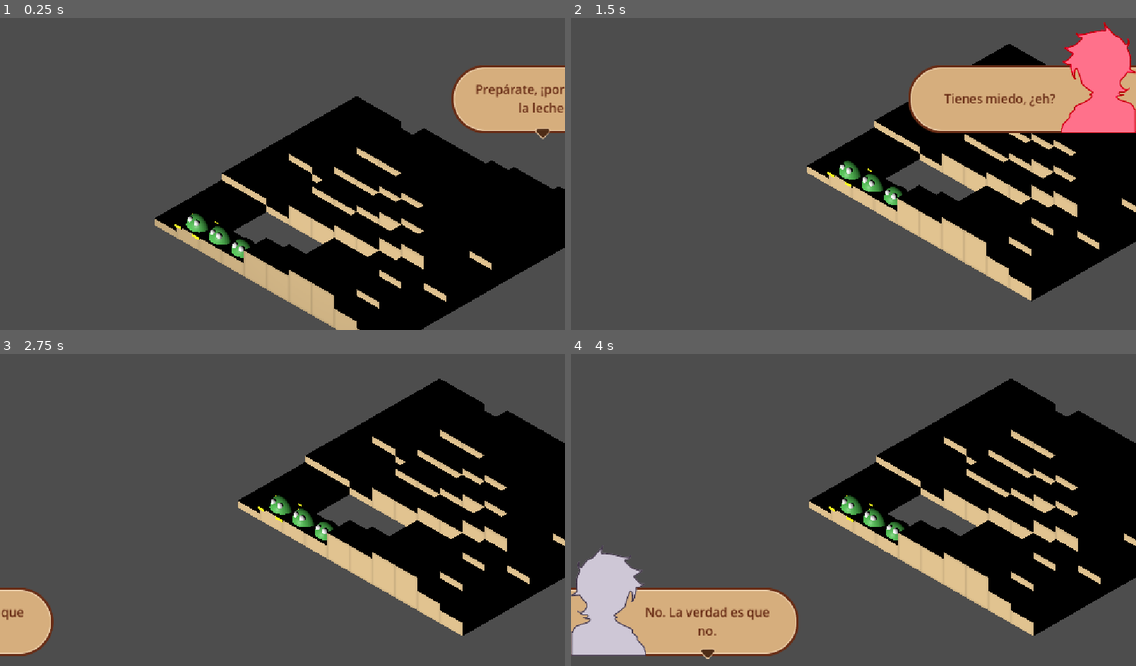
Above: before the commit, frames 1-4 (two rows, left to right).
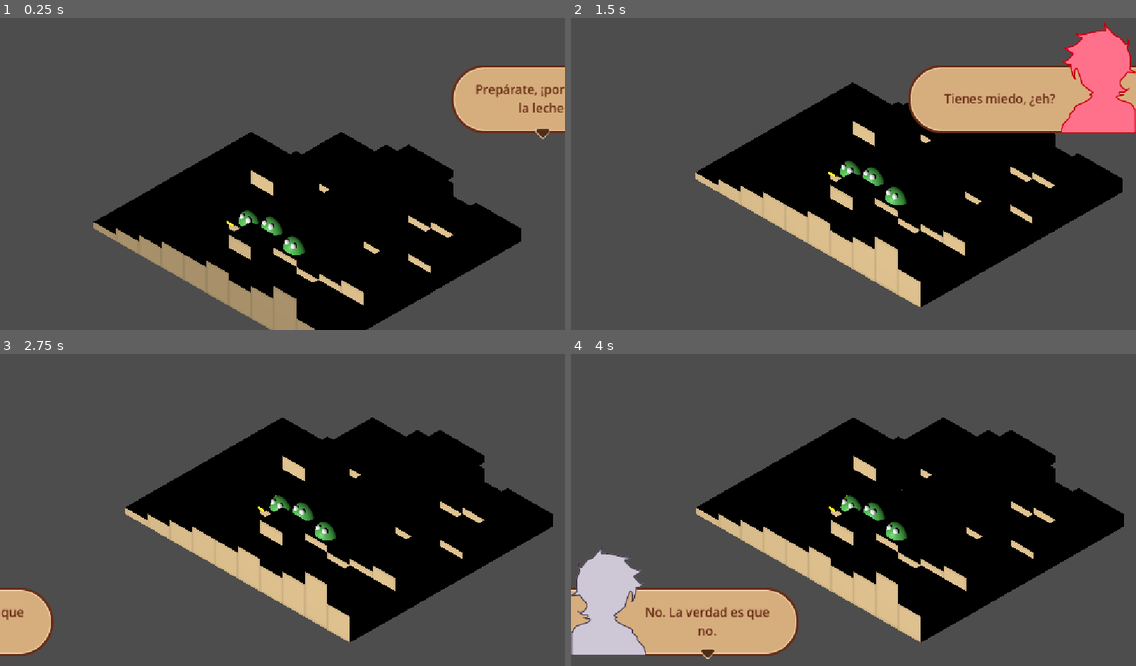
Above: after the commit, the same moments.

Repository: CarlosEpiStats/liquid-fire-tactics
Game: Godot game, scene res://Scenes/Battle.tscn
The game is run twice, just before and just after one commit, with the same random seed, the same clock (stepped at 60 frames per second) and the same inputs.
Inputs (mouse positions are in pixels of both pictures, inside the frame that each line leads up to):
- Up to frame 1 (0.25 s): no input
- Up to frame 2 (1.5 s): tap Enter (fire_1) at 0.5, 1.35 s; move the mouse to (977, 155) at 0.52 s; hold Right (move_right) 0.53-1.28 s; hold Right mouse button (camera_activate) 0.53-1.28 s; move the mouse to (740, 186) at 1.27 s; hold Down (move_down) from 1.28 s (still down)
- Up to frame 3 (2.75 s): move the mouse to (339, 438) at 2.02 s; release Down (move_down) at 2.03 s; hold Right (move_right) from 2.03 s (still down); tap Shift (fire_2) at 2.1 s
- Up to frame 4 (4 s): move the mouse to (825, 569) at 2.77 s; release Right (move_right) at 2.78 s; hold Up (move_up) 2.78-3.53 s; tap Mouse wheel down (zoom_down) at 2.85 s; move the mouse to (1023, 553) at 3.52 s; hold Left (move_left) from 3.53 s (still down); tap Mouse wheel up (zoom_up) at 3.6 s

The runs differ from the first frame. In frame 1, 22% of the frame differs, in the area x 16-100%, y 25-100%; in frame 2, 24%; in frame 3, 28%, in the area x 22-100%, y 7-93%; in frame 4, 28%.

Commit message:
finished ability area of effect 14

Diff:
--- a/Prefabs/Hero.tscn
+++ b/Prefabs/Hero.tscn
@@ -1,9 +1,11 @@
-[gd_scene load_steps=7 format=3 uid="uid://cgl2gqeq422vd"]
+[gd_scene load_steps=9 format=3 uid="uid://cgl2gqeq422vd"]
 
 [ext_resource type="Script" uid="uid://dcb4niihcs4dg" path="res://Scripts/View Model Component/unit.gd" id="1_5e4c0"]
 [ext_resource type="Material" uid="uid://ctpinsavxf6hh" path="res://Materials/Ally.tres" id="1_a87hg"]
 [ext_resource type="Material" uid="uid://7fb6reqcjhrw" path="res://Materials/Eyes.tres" id="2_5e4c0"]
-[ext_resource type="Script" uid="uid://ds6ydw6t1t47s" path="res://Scripts/View Model Component/Ability/Range/cross_ability_range.gd" id="4_hvav3"]
+[ext_resource type="Script" uid="uid://d2r6nb66shsv5" path="res://Scripts/View Model Component/Ability/Range/cone_ability_range.gd" id="4_bpn7b"]
+[ext_resource type="Script" uid="uid://b0infw8hlve7o" path="res://Scripts/View Model Component/Ability/Area of Effect/full_ability_area.gd" id="5_234x8"]
+[ext_resource type="Script" uid="uid://ccrkaphnddy28" path="res://Scripts/View Model Component/Ability/Effect Target/default_ability_effect_target.gd" id="6_tyr0m"]
 
 [sub_resource type="SphereMesh" id="SphereMesh_hvav3"]
 
@@ -36,6 +38,12 @@
 [node name="Attack" type="Node" parent="Abilities"]
 
 [node name="AbilityRange" type="Node" parent="Abilities/Attack"]
-script = ExtResource("4_hvav3")
+script = ExtResource("4_bpn7b")
 horizontal = 4
 min_h = 1
+
+[node name="AbilityArea" type="Node" parent="Abilities/Attack"]
+script = ExtResource("5_234x8")
+
+[node name="AbilityEffectTarget" type="Node" parent="Abilities/Attack"]
+script = ExtResource("6_tyr0m")
--- a/Scenes/Battle.tscn
+++ b/Scenes/Battle.tscn
@@ -19,7 +19,10 @@
 [ext_resource type="Script" uid="uid://c3bdy25yn8p8b" path="res://Scripts/Controller/Battle States/ability_target_state.gd" id="13_hoytp"]
 [ext_resource type="Script" uid="uid://bbi63l42331ep" path="res://Scripts/View Model Component/conversation_panel.gd" id="13_tiokb"]
 [ext_resource type="Texture2D" uid="uid://ne5sxop6whch" path="res://Textures/UI/ConversationPanel.png" id="14_0qgg5"]
+[ext_resource type="Script" uid="uid://bbaqoyimn3768" path="res://Scripts/Controller/Battle States/confirm_ability_target_state.gd" id="14_hibfo"]
 [ext_resource type="Texture2D" uid="uid://t1bipmxo3gvq" path="res://Textures/UI/Avatar.png" id="15_0qgg5"]
+[ext_resource type="Script" uid="uid://b7pupu4qlfccx" path="res://Scripts/Controller/Battle States/perform_ability_target_state.gd" id="15_hjq1m"]
+[ext_resource type="Script" uid="uid://ge8s37u2cfs5" path="res://Scripts/Controller/Battle States/end_facing_state.gd" id="16_0gu8g"]
 [ext_resource type="Texture2D" uid="uid://7bdoshek3a6o" path="res://Textures/UI/MoreConversationArrow.png" id="16_n5y6x"]
 [ext_resource type="Script" uid="uid://b5d2phj8madcp" path="res://Scripts/Common/UI/panel_anchor.gd" id="17_jr0ro"]
 [ext_resource type="Script" uid="uid://bl0cj2qvpwpav" path="res://Scripts/Controller/game_object_pool_controller.gd" id="18_6xsll"]
@@ -288,12 +291,13 @@
 command_selection_state = NodePath("../CommandSelectionState")
 category_selection_state = NodePath("../CategorySelectionState")
 
-[node name="CommandSelectionState" type="Node" parent="Battle Controller/State Machine" node_paths=PackedStringArray("move_target_state", "category_selection_state", "select_unit_state", "explore_state")]
+[node name="CommandSelectionState" type="Node" parent="Battle Controller/State Machine" node_paths=PackedStringArray("move_target_state", "category_selection_state", "select_unit_state", "explore_state", "end_facing_state")]
 script = ExtResource("10_mugwg")
 move_target_state = NodePath("../Move Target State")
 category_selection_state = NodePath("../CategorySelectionState")
 select_unit_state = NodePath("../Select Unit State")
 explore_state = NodePath("../ExploreState")
+end_facing_state = NodePath("../EndFacingState")
 
 [node name="CategorySelectionState" type="Node" parent="Battle Controller/State Machine" node_paths=PackedStringArray("command_selection_state", "action_selection_state", "ability_target_state")]
 script = ExtResource("11_d13iw")
@@ -305,10 +309,25 @@
 script = ExtResource("12_4nbmx")
 command_selection_state = NodePath("../CommandSelectionState")
 
-[node name="AbilityTargetState" type="Node" parent="Battle Controller/State Machine" node_paths=PackedStringArray("command_selection_state", "category_selection_state")]
+[node name="AbilityTargetState" type="Node" parent="Battle Controller/State Machine" node_paths=PackedStringArray("confirm_ability_target_state", "category_selection_state")]
 script = ExtResource("13_hoytp")
+confirm_ability_target_state = NodePath("../ConfirmAbilityTargetState")
+category_selection_state = NodePath("../CategorySelectionState")
+
+[node name="ConfirmAbilityTargetState" type="Node" parent="Battle Controller/State Machine" node_paths=PackedStringArray("perform_ability_state", "ability_target_state")]
+script = ExtResource("14_hibfo")
+perform_ability_state = NodePath("../PerformAbilityState")
+ability_target_state = NodePath("../AbilityTargetState")
+
+[node name="PerformAbilityState" type="Node" parent="Battle Controller/State Machine" node_paths=PackedStringArray("end_facing_state", "command_selection_state")]
+script = ExtResource("15_hjq1m")
+end_facing_state = NodePath("../EndFacingState")
 command_selection_state = NodePath("../CommandSelectionState")
-category_selection_state = NodePath("../CategorySelectionState")
+
+[node name="EndFacingState" type="Node" parent="Battle Controller/State Machine" node_paths=PackedStringArray("select_unit_state", "command_selection_state")]
+script = ExtResource("16_0gu8g")
+select_unit_state = NodePath("../Select Unit State")
+command_selection_state = NodePath("../CommandSelectionState")
 
 [node name="Input Controller" type="Node" parent="Battle Controller"]
 script = ExtResource("2_1samx")
--- a/Scenes/BoardCreator.tscn
+++ b/Scenes/BoardCreator.tscn
@@ -5,3 +5,4 @@
 [node name="BoardCreator" type="Node3D"]
 script = ExtResource("1_5yni6")
 height = 9
+pos = Vector2i(4, 7)
--- a/Scripts/Controller/Battle States/ability_target_state.gd
+++ b/Scripts/Controller/Battle States/ability_target_state.gd
@@ -1,6 +1,6 @@
 extends BattleState
 
-@export var command_selection_state: State
+@export var confirm_ability_target_state: State
 @export var category_selection_state: State
 
 var tiles = []
@@ -39,11 +39,8 @@
 
 func on_fire(e: int):
 	if e == 0:
-		turn.has_unit_acted = true
-		if turn.has_unit_moved:
-			turn.lock_move = true
-
-		_owner.state_machine.change_state(command_selection_state)
+		if ar.direction_oriented or tiles.has(board.get_tile(pos)):
+			_owner.state_machine.change_state(confirm_ability_target_state)
 
 	else:
 		_owner.state_machine.change_state(category_selection_state)
--- a/Scripts/Controller/Battle States/command_selection_state.gd
+++ b/Scripts/Controller/Battle States/command_selection_state.gd
@@ -4,6 +4,7 @@
 @export var category_selection_state: State
 @export var select_unit_state: State
 @export var explore_state: State
+@export var end_facing_state: State
 
 func load_menu():
 	if menu_options.size() == 0:
@@ -24,7 +25,7 @@
 		1:
 			_owner.state_machine.change_state(category_selection_state)
 		2:
-			_owner.state_machine.change_state(select_unit_state)
+			_owner.state_machine.change_state(end_facing_state)
 
 
 func cancel():
--- /dev/null
+++ b/Scripts/Controller/Battle States/confirm_ability_target_state.gd
@@ -0,0 +1,83 @@
+extends BattleState
+
+@export var perform_ability_state: State
+@export var ability_target_state: State
+
+var tiles
+var ability_area: AbilityArea
+var index: int = 0
+
+func enter():
+	super()
+	var filtered = turn.ability.get_children().filter(func(node): return node is AbilityArea)
+	ability_area = filtered[0]
+	tiles = ability_area.get_tiles_in_area(board, pos)
+	board.select_tiles(tiles)
+	find_targets()
+	refresh_primary_stat_panel(turn.actor.tile.pos)
+	set_target(0)
+
+
+func exit():
+	super()
+	board.deselect_tiles(tiles)
+	await stat_panel_controller.hide_primary()
+	await stat_panel_controller.hide_secondary()
+
+
+func on_move(e: Vector2i):
+	if e.x > 0 or e.y < 0:
+		set_target(index + 1)
+
+	else:
+		set_target(index - 1)
+
+
+func on_fire(e: int):
+	if e == 0:
+		if turn.targets.size() > 0:
+			_owner.state_machine.change_state(perform_ability_state)
+
+	else:
+		_owner.state_machine.change_state(ability_target_state)
+
+
+# Get a list of all the AbilityEffectTarget objects that are attached to an ability
+# and determines which tiles have valid targets on them
+func find_targets():
+	turn.targets = []
+	var children: Array[Node] = turn.ability.get_children()
+	var targeters: Array[AbilityEffectTarget]
+	targeters.assign(children.filter(func(node): return node is AbilityEffectTarget))
+
+	for tile in tiles:
+		if is_target(tile, targeters):
+			turn.targets.append(tile)
+
+
+func is_target(tile: Tile, list: Array[AbilityEffectTarget]):
+	for item in list:
+		if item.is_target(tile):
+			return true
+
+	return false
+
+
+func set_target(target: int):
+	index = target
+	if index < 0:
+		index = turn.targets.size()
+
+	if index >= turn.targets.size():
+		index = 0
+
+	if turn.targets.size() > 0:
+		refresh_secondary_stat_panel(turn.targets[index].pos)
+
+
+func zoom(scroll: int):
+	_owner.camera_controller.zoom(scroll)
+
+
+func orbit(direction: Vector2):
+	_owner.camera_controller.orbit(direction)
--- /dev/null
+++ b/Scripts/Controller/Battle States/end_facing_state.gd
@@ -0,0 +1,36 @@
+extends BattleState
+
+@export var select_unit_state: BattleState
+@export var command_selection_state: BattleState
+
+var start_dir: Directions.Dirs
+
+func enter():
+	super()
+	start_dir = turn.actor.dir
+	select_tile(turn.actor.tile.pos)
+
+
+func on_move(e: Vector2i):
+	var rotated_point = _owner.camera_controller.adjusted_movement(e)
+	turn.actor.dir = Directions.to_dir(rotated_point)
+	turn.actor.match_unit()
+
+
+func on_fire(e: int):
+	match e:
+		0:
+			_owner.state_machine.change_state(select_unit_state)
+
+		1:
+			turn.actor.dir = start_dir
+			turn.actor.match_unit()
+			_owner.state_machine.change_state(command_selection_state)
+
+
+func zoom(scroll: int):
+	_owner.camera_controller.zoom(scroll)
+
+
+func orbit(direction: Vector2):
+	_owner.camera_controller.orbit(direction)
--- /dev/null
+++ b/Scripts/Controller/Battle States/perform_ability_target_state.gd
@@ -0,0 +1,37 @@
+extends BattleState
+
+@export var end_facing_state: BattleState
+@export var command_selection_state: BattleState
+
+func enter():
+	super()
+	turn.has_unit_acted = true
+	if turn.has_unit_moved:
+		turn.lock_move = true
+
+	await animate()
+
+
+func animate():
+	# TODO play animations, etc
+	# TODO apply ability effect, etc
+
+	temporary_attack_example()
+	if turn.has_unit_moved:
+		_owner.state_machine.change_state(end_facing_state)
+
+	else:
+		_owner.state_machine.change_state(command_selection_state)
+
+
+func temporary_attack_example():
+	for i in range(0, turn.targets.size()):
+		var obj = turn.targets[i].content
+		var stats: Stats
+		if obj != null:
+			stats = obj.get_node("Stats")
+
+		if stats != null:
+			stats.set_stat(StatTypes.Stat.HP, stats.get_stat(StatTypes.Stat.HP) - 15)
+			if stats.get_stat(StatTypes.Stat.HP) <= 0:
+				print("KO'd {Unit}!".format({"Unit": obj.name}))
--- a/Scripts/Controller/camera_controller.gd
+++ b/Scripts/Controller/camera_controller.gd
@@ -43,16 +43,16 @@
 func adjusted_movement(original_point: Vector2i):
 	var angle = rad_to_deg($Heading.rotation.y)
 
-	if (angle >= -45 and angle < 45) or (angle < -315 or angle >= 315):
+	if (angle > -45 and angle <= 45) or (angle <= -315 or angle > 315):
 		return original_point
 
-	elif (angle >= 45 and angle < 135) or (angle >= -315 and angle < -225):
+	elif (angle > 45 and angle <= 135) or (angle > -315 and angle <= -225):
 		return Vector2i(original_point.y, original_point.x * -1)
 
-	elif (angle >= 135 and angle < 225) or (angle >= -225 and angle < -135):
+	elif (angle > 135 and angle <= 225) or (angle > -225 and angle <= -135):
 		return Vector2i(original_point.x * -1, original_point.y * -1)
 
-	elif (angle >= 225 and angle < 315) or (angle >= -135 and angle < -45):
+	elif (angle > 225 and angle <= 315) or (angle > -135 and angle <= -45):
 		return Vector2i(original_point.y * -1, original_point.x)
 
 	else:
--- a/Scripts/Model/turn.gd
+++ b/Scripts/Model/turn.gd
@@ -8,6 +8,7 @@
 var start_tile: Tile
 var start_dir: Directions.Dirs
 var ability: Node
+var targets: Array[Tile]
 
 func change(current: Unit):
 	actor = current
--- /dev/null
+++ b/Scripts/View Model Component/Ability/Effect Target/ability_effect_target.gd
@@ -0,0 +1,5 @@
+class_name AbilityEffectTarget
+extends Node
+
+func is_target(tile: Tile):
+	pass
--- /dev/null
+++ b/Scripts/View Model Component/Ability/Effect Target/default_ability_effect_target.gd
@@ -0,0 +1,9 @@
+extends AbilityEffectTarget
+
+# true if the target has HP greater than 0
+func is_target(tile: Tile):
+	if tile == null or tile.content == null:
+		return false
+
+	var s: Stats = tile.content.get_node("Stats")
+	return s != null and s.get_stat(StatTypes.Stat.HP) > 0
--- /dev/null
+++ b/Scripts/View Model Component/Ability/Effect Target/kod_ability_effect_target.gd
@@ -0,0 +1,9 @@
+extends AbilityEffectTarget
+
+# true if the target doesn't have any HP
+func is_target(tile: Tile):
+	if tile == null or tile.content == null:
+		return false
+
+	var s: Stats = tile.content.get_node("Stats")
+	return s != null and s.get_stat(StatTypes.Stat.HP) <= 0
Binary file changed: Data/Levels/defaultMap.txt
Not shown: 1 places in Scenes/Battle.tscn that only renumber resources
Not shown, added: Scripts/Controller/Battle States/confirm_ability_target_state.gd.uid
Not shown, added: Scripts/Controller/Battle States/end_facing_state.gd.uid
Not shown, added: Scripts/Controller/Battle States/perform_ability_target_state.gd.uid
Not shown, added: Scripts/View Model Component/Ability/Effect Target/ability_effect_target.gd.uid
Not shown, added: Scripts/View Model Component/Ability/Effect Target/default_ability_effect_target.gd.uid
Not shown, added: Scripts/View Model Component/Ability/Effect Target/kod_ability_effect_target.gd.uid
